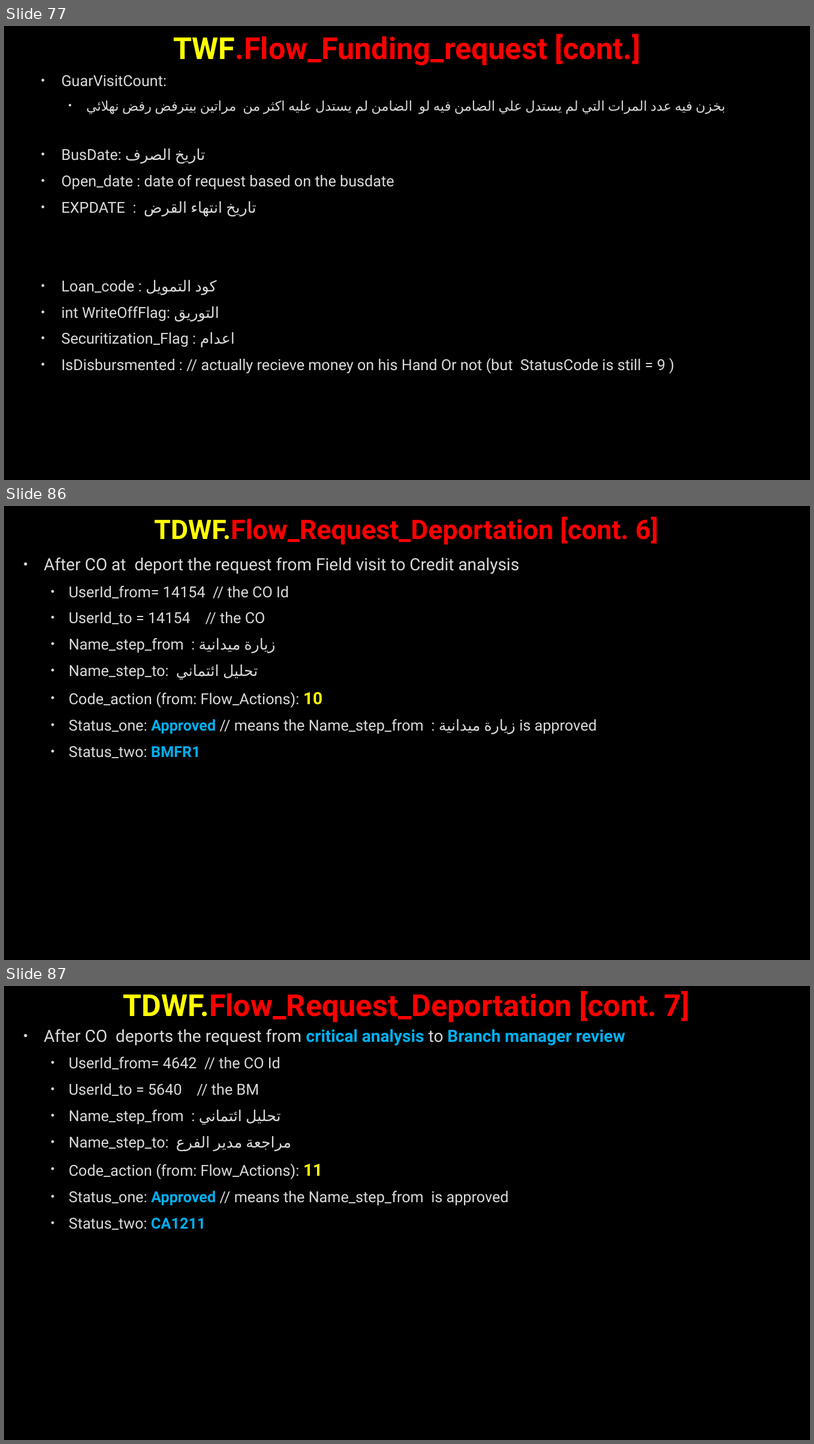
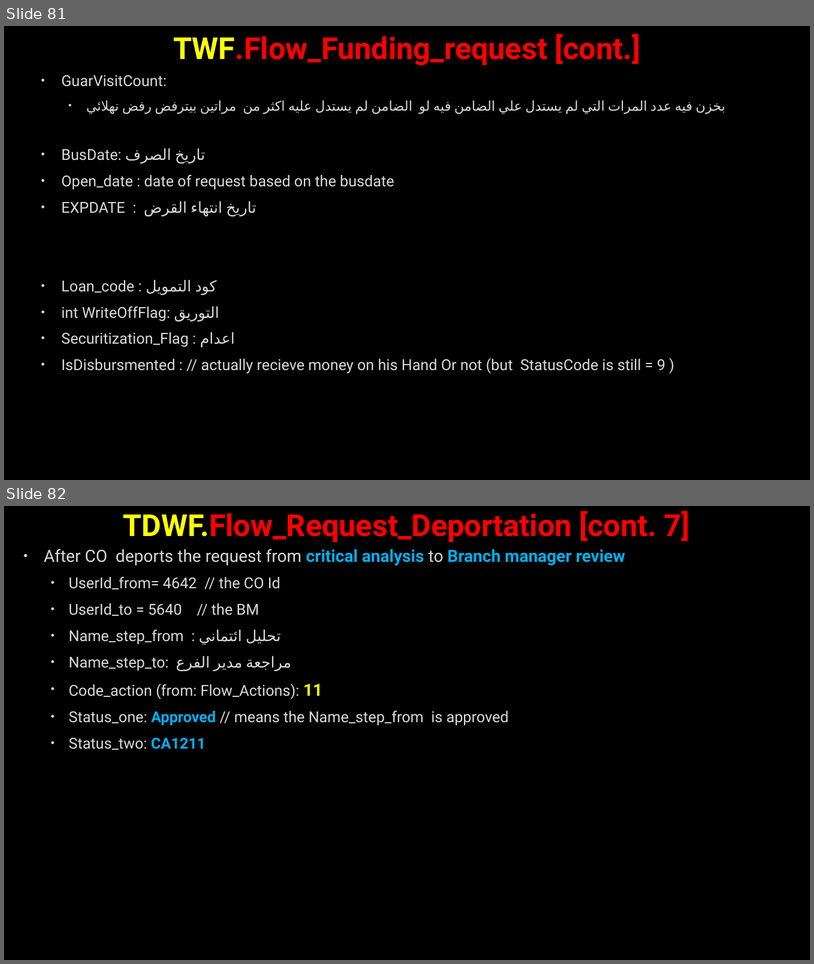
Before and after one commit to AhmedMohamedSamir1/Summary, a slide deck: Dot Net/Business.pptx. Shown one above the other, each under a label of ours: slides 77, 86 and 87 before the commit, slides 81 and 82 after it; the slides between them are not shown. The pictures are 814x1444 and 814x964 pixels, drawn with LibreOffice and Linux fonts; fonts in the diff are those of the drawing; background and template pictures are left out. Boxes give left, top, right and bottom in pixels: in the first picture for what was removed or moved away, otherwise in the second. Text is boxed around its words. In the diff, an @@ line names an element or a change of style, - is before the commit and + after.

```diff
--- a/Dot Net/Business.pptx
+++ b/Dot Net/Business.pptx
@@ slide 86 removed at box(4, 506, 810, 960), background picture (left out) @@
@@ title removed at box(154, 517, 659, 544) @@
-TDWF.Flow_Request_Deportation [cont. 6]
@@ text removed at box(44, 557, 597, 758) @@
-• After CO at deport the request from Field visit to Credit analysis
-  • UserId_from= 14154 // the CO Id
-  • UserId_to = 14154 // the CO
-  • Name_step_from : زيارة ميدانية
-  • Name_step_to: تحليل ائتماني
-  • Code_action (from: Flow_Actions): 10
-  • Status_one: Approved // means the Name_step_from : زيارة ميدانية is approved
-  • Status_two: BMFR1
@@ what was slide 77 is now slide 81 @@
@@ what was slide 87 is now slide 82 @@
```
Also in this commit, not shown: 6 slides changed, 4 slides added, 9 other slides removed, 7 other files.
